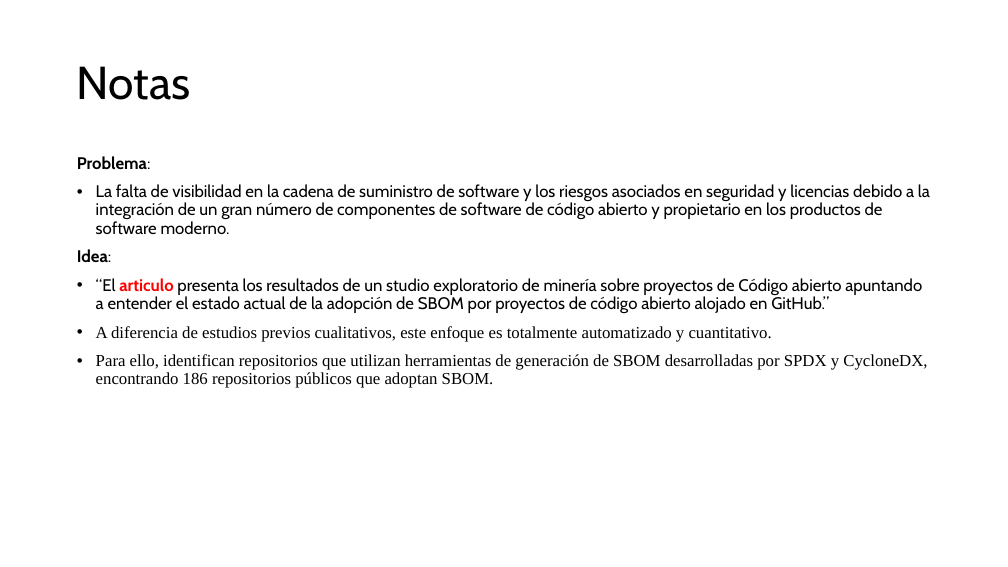
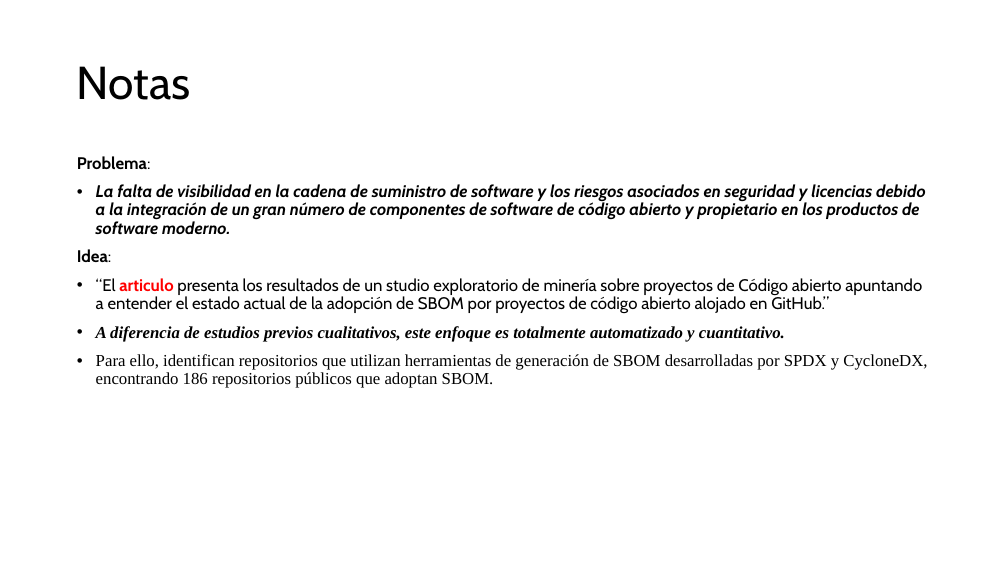
Before and after one commit to dci-courses/ime310, a slide deck: slide 2 of reviews/s3_resumen.pptx. Drawn at 1008x567 pixels with LibreOffice and Linux fonts; fonts in the diff are those of the drawing. Boxes give left, top, right and bottom in pixels: in the first picture for what was removed or moved away, otherwise in the second. Text is boxed around its words. In the diff, an @@ line names an element or a change of style, - is before the commit and + after.

```diff
--- a/reviews/s3_resumen.pptx
+++ b/reviews/s3_resumen.pptx
@@ text at (96,184,926,342): bold on, italic on in "La falta de visibilidad en la cadena ...", "A diferencia de estudios previos cualitativos, este ..." @@
```
Also in this commit, not shown: 3 other slides changed, 3 other files.
